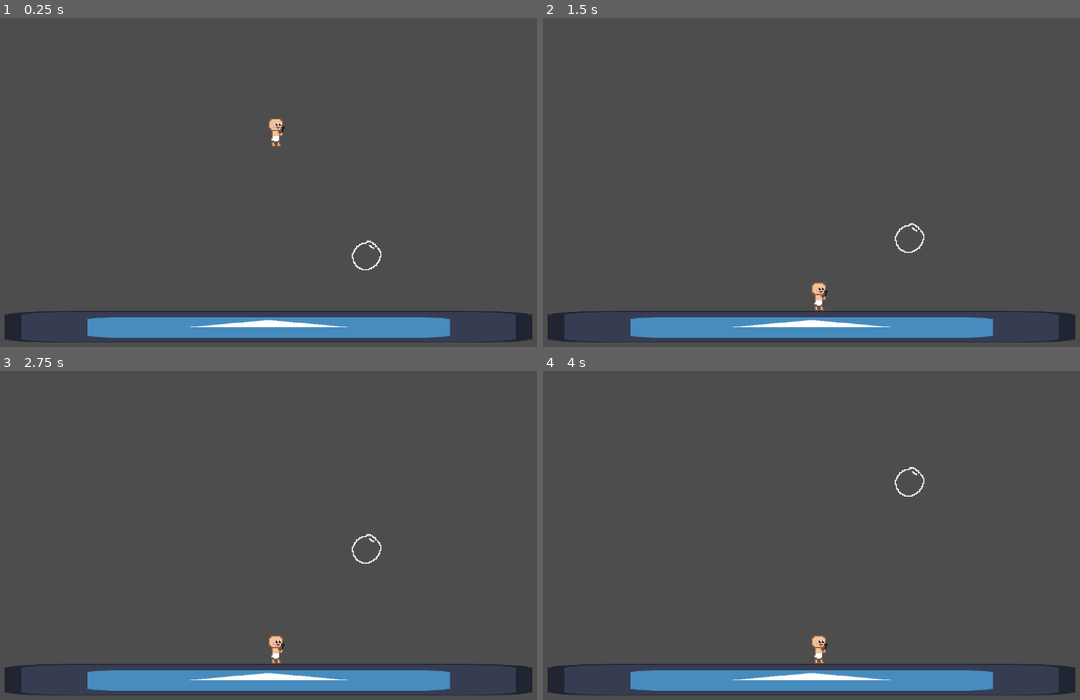
Above: before the commit, frames 1-4 (two rows, left to right).
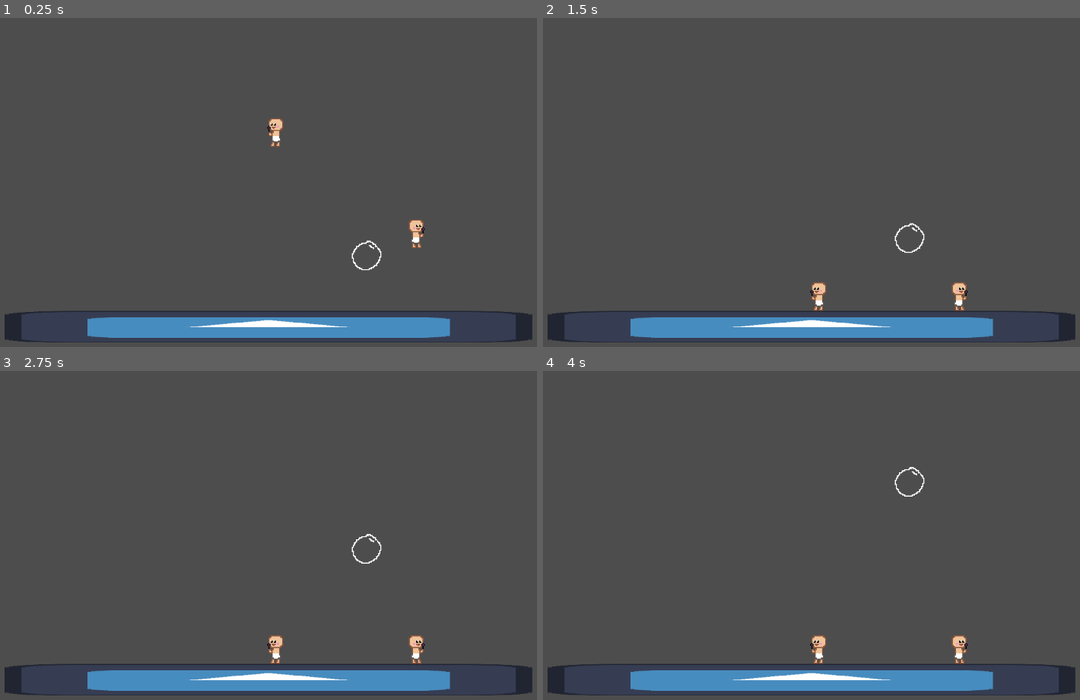
Above: after the commit, the same moments.

Repository: Konillon/GGJ25_Godot
Game: Godot game, scene res://scenes/sandbox.tscn
Same seed, same stepped clock (60 frames per second), same inputs: the game is played once before the commit and once after it. The engine's default icon, where the game draws it, is replaced by a stand-in: a white triangle on a blue panel in a dark square.
Inputs:
- Up to frame 1 (0.25 s): no input
- Up to frame 2 (1.5 s): tap Enter at 1.25 s
- Up to frame 3 (2.75 s): no input
- Up to frame 4 (4 s): no input

The runs differ from the first frame. In frame 1, 0.2% of the frame differs, in the area x 49-80%, y 31-70%; in frame 2, 0.2%, in the area x 49-80%, y 80-90%; in frame 3, 0.2%; in frame 4, 0.2%.

Commit message:
input novo

Diff:
--- a/project.godot
+++ b/project.godot
@@ -15,6 +15,10 @@
 config/features=PackedStringArray("4.3", "Mobile")
 config/icon="res://icon.svg"
 
+[display]
+
+window/size/mode=3
+
 [dotnet]
 
 project/assembly_name="GGJ2025_Godot"
@@ -30,29 +34,34 @@
 
 [input]
 
-left_kb={
+left_kb0={
 "deadzone": 0.5,
 "events": [Object(InputEventKey,"resource_local_to_scene":false,"resource_name":"","device":-1,"window_id":0,"alt_press …(195 unchanged characters)…
 ]
 }
-right_kb={
+right_kb0={
 "deadzone": 0.5,
 "events": [Object(InputEventKey,"resource_local_to_scene":false,"resource_name":"","device":-1,"window_id":0,"alt_press …(195 unchanged characters)…
 ]
 }
-bubble_kb={
+bubble_kb0={
 "deadzone": 0.5,
 "events": [Object(InputEventKey,"resource_local_to_scene":false,"resource_name":"","device":-1,"window_id":0,"alt_press …(192 unchanged characters)…
 ]
 }
-jump_kb={
+jump_kb0={
 "deadzone": 0.5,
 "events": [Object(InputEventKey,"resource_local_to_scene":false,"resource_name":"","device":-1,"window_id":0,"alt_press …(192 unchanged characters)…
 ]
 }
-shoot_kb={
+shoot_kb0={
 "deadzone": 0.5,
 "events": [Object(InputEventKey,"resource_local_to_scene":false,"resource_name":"","device":-1,"window_id":0,"alt_press …(191 unchanged characters)…
+]
+}
+shoot_up_kb0={
+"deadzone": 0.5,
+"events": [Object(InputEventKey,"resource_local_to_scene":false,"resource_name":"","device":-1,"window_id":0,"alt_pressed":false,"shift_pressed":false,"ctrl_pressed":false,"meta_pressed":false,"pressed":false,"keycode":0,"physical_keycode":86,"key_label":0,"unicode":118,"location":0,"echo":false,"script":null)
 ]
 }
 left_joy0={
@@ -82,6 +91,11 @@
 "events": [Object(InputEventJoypadButton,"resource_local_to_scene":false,"resource_name":"","device":0,"button_index":1,"pressure":0.0,"pressed":true,"script":null)
 ]
 }
+shoot_up_joy0={
+"deadzone": 0.5,
+"events": [Object(InputEventJoypadButton,"resource_local_to_scene":false,"resource_name":"","device":0,"button_index":3,"pressure":0.0,"pressed":true,"script":null)
+]
+}
 
 [rendering]
 
--- a/scenes/sandbox.tscn
+++ b/scenes/sandbox.tscn
@@ -1,7 +1,8 @@
-[gd_scene load_steps=6 format=3 uid="uid://bu6cunuopjs0"]
+[gd_scene load_steps=7 format=3 uid="uid://bu6cunuopjs0"]
 
 [ext_resource type="Texture2D" uid="uid://dpw3jwsj4m5yp" path="res://icon.svg" id="1_b6pot"]
 [ext_resource type="PackedScene" uid="uid://dmm8xtc73ofyj" path="res://entities/player.tscn" id="1_hn8qa"]
+[ext_resource type="Script" path="res://scripts/sprite_flip.gd" id="2_0gq77"]
 [ext_resource type="Script" path="res://scripts/camera_follow.gd" id="3_bqx1x"]
 [ext_resource type="PackedScene" uid="uid://b1x2yy6av4aih" path="res://entities/bubble.tscn" id="4_u5sev"]
 
@@ -11,6 +12,15 @@
 [node name="Sandbox" type="Node2D"]
 
 [node name="Player" parent="." instance=ExtResource("1_hn8qa")]
+
+[node name="AnimatedSprite2D" parent="Player" index="3"]
+script = ExtResource("2_0gq77")
+
+[node name="Player2" parent="." instance=ExtResource("1_hn8qa")]
+position = Vector2(133, 96)
+
+[node name="Input" parent="Player2" index="4"]
+joy = false
 
 [node name="Camera2D" type="Camera2D" parent="."]
 offset = Vector2(3.37, 68.49)
@@ -30,3 +40,6 @@
 
 [node name="Bubble" parent="." instance=ExtResource("4_u5sev")]
 position = Vector2(86, 133)
+
+[editable path="Player"]
+[editable path="Player2"]
--- a/scripts/player_input.gd
+++ b/scripts/player_input.gd
@@ -8,13 +8,14 @@
 var bubble : bool = false
 var jump : bool = false
 var shoot : bool = false
+var shoot_up : bool = false
 
 
 func get_button_name(button : String) -> String:
 	return "%s%s" % [button, get_sufix()]
 
 func get_sufix() -> String:
-	return "_kb" if not joy else "_joy%s" % id
+	return "_kb%s" % id if not joy else "_joy%s" % id
 
 # Called every frame. 'delta' is the elapsed time since the previous frame.
 func _process(delta: float) -> void:
--- a/scripts/player_movement.gd
+++ b/scripts/player_movement.gd
@@ -1,8 +1,8 @@
 extends CharacterBody2D
 class_name PlayerMovement
 
-const SPEED = 300.0
-const JUMP_VELOCITY = -400.0
+const SPEED = 150.0
+const JUMP_VELOCITY = -200.0
 
 
 var _stats : PlayerStats
--- /dev/null
+++ b/scripts/sprite_flip.gd
@@ -0,0 +1,12 @@
+extends AnimatedSprite2D
+
+
+var _stats : PlayerStats
+
+
+func _ready() -> void:
+	_stats = get_parent().find_child("Stats")
+
+
+func _process(delta: float) -> void:
+	flip_h = not _stats.facing_right
